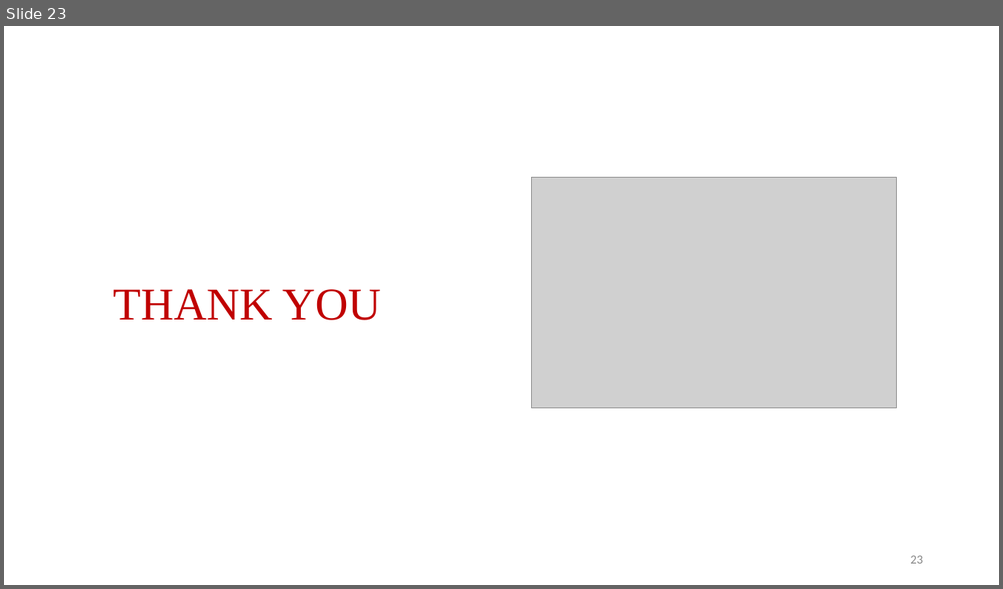
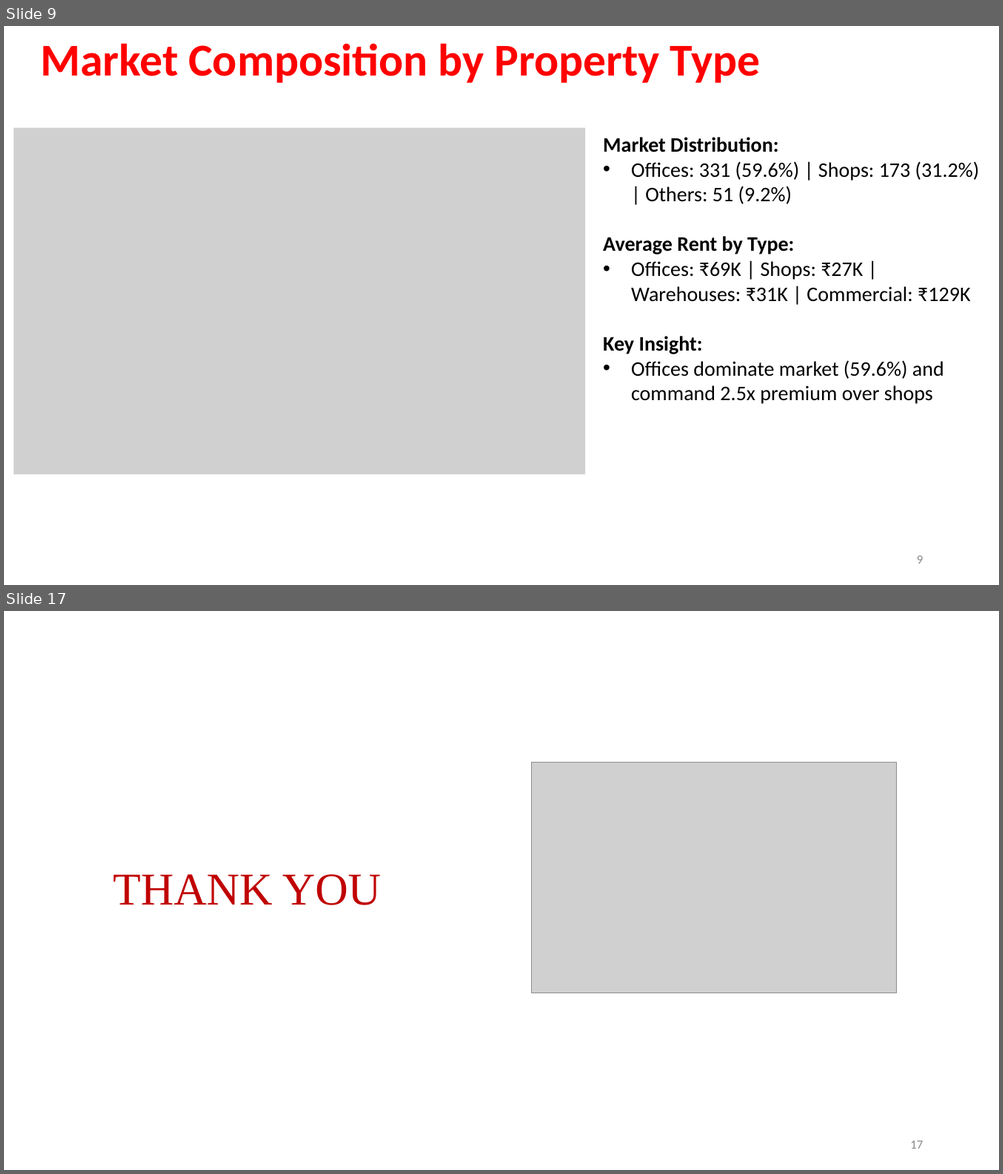
Before and after one commit to Rohit-Girhe/Web-Scrapping-Project, a slide deck: Webscrapping.pptx. Shown one above the other, each under a label of ours: slide 23 before the commit, slides 9 and 17 after it; the slides between them are not shown. The pictures are 1003x589 and 1003x1174 pixels, drawn with LibreOffice and Linux fonts; fonts in the diff are those of the drawing; grey boxes stand for pictures; background and template pictures are left out. Boxes give left, top, right and bottom in pixels: in the first picture for what was removed or moved away, otherwise in the second. Text is boxed around its words. In the diff, an @@ line names an element or a change of style, - is before the commit and + after.

```diff
--- a/Webscrapping.pptx
+++ b/Webscrapping.pptx
@@ slide 9 added at (x1=4, y1=26, x2=999, y2=585), background #FFFFFF @@
@@ text added at (x1=41, y1=43, x2=760, y2=83), 44 pt, text #FF0000, bold @@
+Market Composition by Property Type
@@ picture added at (x1=14, y1=128, x2=585, y2=475) @@
@@ text added at (x1=603, y1=137, x2=979, y2=404), 20 pt, text #000000 @@
+Market Distribution:
+• Offices: 331 (59.6%) | Shops: 173 (31.2%) | Others: 51 (9.2%)
+Average Rent by Type:
+• Offices: ₹69K | Shops: ₹27K | Warehouses: ₹31K | Commercial: ₹129K
+Key Insight:
+• Offices dominate market (59.6%) and command 2.5x premium over shops
@@ page number added at (x1=916, y1=556, x2=922, y2=564), 12 pt, text #888888 @@
+9
@@ what was slide 23 is now slide 17 @@
@@ page number at (x1=910, y1=1141, x2=922, y2=1149): text changed @@
-23
+17
```
Also in this commit, not shown: 2 slides changed, 13 other slides added, 20 slides removed, 22 other files.
